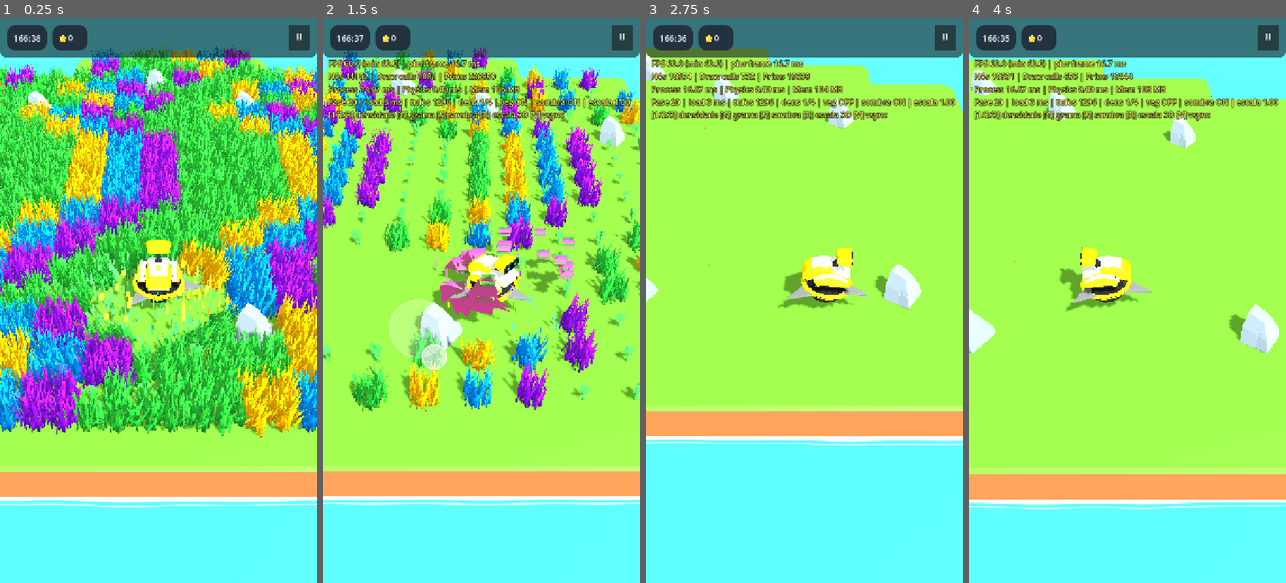
Above: before the commit, frames 1-4 (left to right).
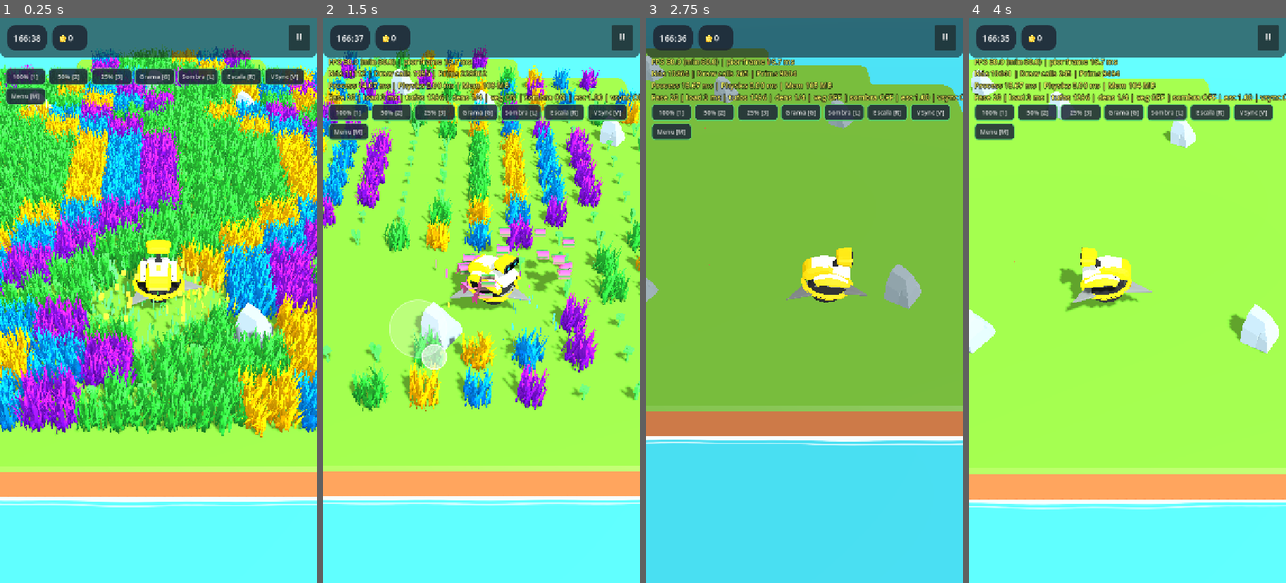
Above: after the commit, the same moments.

Repository: rogerbif/grass-cut-bot
Game: Godot game, scene res://scenes/tools/perf_test.tscn
The game is run twice, just before and just after one commit, with the same random seed, the same clock (stepped at 60 frames per second) and the same inputs. This scene is started directly instead of the project's main scene.
Inputs (mouse positions are in pixels of both pictures, inside the frame that each line leads up to):
- Up to frame 1 (0.25 s): no input
- Up to frame 2 (1.5 s): tap Enter at 0.5 s; move the mouse to (551, 272) at 0.52 s; hold Right (ui_right) 0.53-1.25 s; tap 2 at 0.6 s; click (551, 272) at 0.67 s; tap 3 at 0.8 s; drag from (418, 328) to (465, 413) at 1.27 s
- Up to frame 3 (2.75 s): move the mouse to (836, 176) at 2.02 s; hold Right (ui_right) from 2.03 s (still down); tap G at 2.1 s; click (836, 176) at 2.17 s; tap L at 2.3 s
- Up to frame 4 (4 s): release Right (ui_right) at 2.75 s; drag from (1111, 413) to (1032, 215) at 2.77 s; move the mouse to (1222, 385) at 3.52 s; hold Left (ui_left) from 3.53 s (still down); tap F at 3.6 s; click (1222, 385) at 3.67 s; tap V at 3.8 s

The runs differ from the first frame. In frame 1, 7.3% of the frame differs, in the area x 1-96%, y 8-62%; in frame 2, 9.6%; in frame 3, 91%, in the area x 0-100%, y 5-100%; in frame 4, 6.8%.

Commit message:
perf(test): botoes touch de benchmark, atalho L para sombra e acesso via modal de settings

Diff:
--- a/scripts/tools/perf_probe.gd
+++ b/scripts/tools/perf_probe.gd
@@ -1,12 +1,15 @@
 extends CanvasLayer
-## Sonda de performance (somente debug/teste): exibe FPS, nós, draw calls e tempos de frame.
-## Instanciada pela cena scenes/tools/perf_test.tscn; não faz parte do fluxo normal do jogo.
+## Sonda de performance e barra de ferramentas touch (debug/teste):
+## Exibe FPS, nós, draw calls, tempos de frame e botões clicáveis para PC e Mobile.
+
+signal action_triggered(action_id: String)
 
 const REFRESH_INTERVAL: float = 0.5
 
 var extra_text: String = ""
 
 var _label: Label
+var _btn_box: HFlowContainer
 var _accum: float = 0.0
 var _frames: int = 0
 var _min_fps: float = 9999.0
@@ -15,13 +18,60 @@
 func _ready() -> void:
 	layer = 100
 	process_mode = Node.PROCESS_MODE_ALWAYS
+
+	var root_vbox := VBoxContainer.new()
+	root_vbox.position = Vector2(12.0, 86.0)
+	root_vbox.size = Vector2(696.0, 220.0)
+	root_vbox.mouse_filter = Control.MOUSE_FILTER_IGNORE
+	add_child(root_vbox)
+
 	_label = Label.new()
-	_label.position = Vector2(12.0, 90.0)
-	_label.add_theme_font_size_override("font_size", 18)
+	_label.mouse_filter = Control.MOUSE_FILTER_IGNORE
+	_label.add_theme_font_size_override("font_size", 17)
 	_label.add_theme_color_override("font_color", Color(1.0, 1.0, 0.4, 1.0))
 	_label.add_theme_color_override("font_outline_color", Color(0.0, 0.0, 0.0, 1.0))
 	_label.add_theme_constant_override("outline_size", 6)
-	add_child(_label)
+	root_vbox.add_child(_label)
+
+	_btn_box = HFlowContainer.new()
+	_btn_box.add_theme_constant_override("h_separation", 6)
+	_btn_box.add_theme_constant_override("v_separation", 6)
+	root_vbox.add_child(_btn_box)
+
+	_create_action_button("100% [1]", "dens_1")
+	_create_action_button("50% [2]", "dens_2")
+	_create_action_button("25% [3]", "dens_4")
+	_create_action_button("Grama [G]", "toggle_veg")
+	_create_action_button("Sombra [L]", "toggle_shadow")
+	_create_action_button("Escala [R]", "cycle_scale")
+	_create_action_button("VSync [V]", "toggle_vsync")
+	_create_action_button("Menu [M]", "back_menu")
+
+func _create_action_button(title: String, action_id: String) -> void:
+	var btn := Button.new()
+	btn.text = title
+	btn.custom_minimum_size = Vector2(92.0, 38.0)
+	btn.focus_mode = Control.FOCUS_NONE
+	btn.add_theme_font_size_override("font_size", 14)
+
+	var style := StyleBoxFlat.new()
+	style.bg_color = Color(0.12, 0.16, 0.22, 0.88)
+	style.border_color = Color(0.35, 0.85, 0.45, 0.9)
+	style.set_border_width_all(2)
+	style.set_corner_radius_all(8)
+	style.content_margin_left = 8.0
+	style.content_margin_right = 8.0
+	style.content_margin_top = 4.0
+	style.content_margin_bottom = 4.0
+
+	var style_pressed := style.duplicate() as StyleBoxFlat
+	style_pressed.bg_color = Color(0.25, 0.55, 0.32, 0.95)
+
+	btn.add_theme_stylebox_override("normal", style)
+	btn.add_theme_stylebox_override("hover", style)
+	btn.add_theme_stylebox_override("pressed", style_pressed)
+	btn.pressed.connect(func() -> void: action_triggered.emit(action_id))
+	_btn_box.add_child(btn)
 
 func _process(delta: float) -> void:
 	_accum += delta
--- a/scripts/tools/perf_test.gd
+++ b/scripts/tools/perf_test.gd
@@ -1,12 +1,13 @@
 extends Node
 ## Cena de benchmark: carrega uma fase real (padrão: fase 20) pelo mesmo caminho do jogo (main.tscn).
-## Uso: abrir scenes/tools/perf_test.tscn no editor e apertar F6.
+## Uso no PC: abrir scenes/tools/perf_test.tscn no editor e apertar F6.
+## Uso no Celular: tocar nos botões de debug no topo da tela (ou iniciar pelo botão no Menu).
 ##
-## Teclas: 1/2/3 = densidade de tufos visíveis (100% / 50% / 25%)
-##         G = liga/desliga toda a vegetação (baseline sem grama)
-##         S = liga/desliga sombras
-##         R = alterna scaling_3d (1.0 / 0.85 / 0.7 / 0.5)
-##         V = liga/desliga VSync (desligado mostra o FPS máximo real, sem o teto do monitor)
+## Teclas (PC): 1/2/3 = densidade de tufos visíveis (100% / 50% / 25%)
+##              G = liga/desliga toda a vegetação (baseline sem grama)
+##              L ou F = liga/desliga sombras (evita conflito com S do WASD)
+##              R = alterna scaling_3d (1.0 / 0.85 / 0.7 / 0.5)
+##              V = liga/desliga VSync (desligado mostra o FPS máximo real, sem o teto do monitor)
 
 const PerfProbeScript = preload("res://scripts/tools/perf_probe.gd")
 const MAIN_SCENE: PackedScene = preload("res://scenes/main.tscn")
@@ -53,6 +54,8 @@
 
 	_probe = PerfProbeScript.new() as CanvasLayer
 	add_child(_probe)
+	if _probe.has_signal("action_triggered"):
+		_probe.connect("action_triggered", _on_probe_action)
 	_refresh_extra()
 	print("[perf_test] fase %d carregada em %.1f ms | tufos: %d" % [test_level, _load_ms, _plants.size()])
 
@@ -69,27 +72,49 @@
 		return
 	match key_event.keycode:
 		KEY_1:
+			_on_probe_action("dens_1")
+		KEY_2:
+			_on_probe_action("dens_2")
+		KEY_3:
+			_on_probe_action("dens_4")
+		KEY_G:
+			_on_probe_action("toggle_veg")
+		KEY_L, KEY_F:
+			_on_probe_action("toggle_shadow")
+		KEY_V:
+			_on_probe_action("toggle_vsync")
+		KEY_R:
+			_on_probe_action("cycle_scale")
+		KEY_M:
+			_on_probe_action("back_menu")
+
+func _on_probe_action(action_id: String) -> void:
+	match action_id:
+		"dens_1":
 			_set_density(1)
-		KEY_2:
+		"dens_2":
 			_set_density(2)
-		KEY_3:
+		"dens_4":
 			_set_density(4)
-		KEY_G:
+		"toggle_veg":
 			_vegetation_on = not _vegetation_on
 			_apply_visibility()
-		KEY_S:
+		"toggle_shadow":
 			var light: DirectionalLight3D = _main_node.get_node_or_null("DirectionalLight3D") as DirectionalLight3D
 			if light != null:
 				light.shadow_enabled = not light.shadow_enabled
-		KEY_V:
+		"toggle_vsync":
 			var vs: int = DisplayServer.window_get_vsync_mode()
 			if vs == DisplayServer.VSYNC_DISABLED:
 				DisplayServer.window_set_vsync_mode(DisplayServer.VSYNC_ENABLED)
 			else:
 				DisplayServer.window_set_vsync_mode(DisplayServer.VSYNC_DISABLED)
-		KEY_R:
+		"cycle_scale":
 			_scale_index = (_scale_index + 1) % SCALE_STEPS.size()
 			get_viewport().scaling_3d_scale = SCALE_STEPS[_scale_index]
+		"back_menu":
+			get_tree().change_scene_to_file("res://scenes/menu/main_menu.tscn")
+			return
 	_refresh_extra()
 
 func _set_density(step: int) -> void:
@@ -107,7 +132,9 @@
 		return
 	var light: DirectionalLight3D = _main_node.get_node_or_null("DirectionalLight3D") as DirectionalLight3D
 	var shadows: bool = light != null and light.shadow_enabled
-	_probe.set("extra_text", "Fase %d | load %.0f ms | tufos %d | dens 1/%d | veg %s | sombra %s | escala %.2f\n[1/2/3] densidade [G] grama [S] sombra [R] escala 3D [V] vsync" % [
+	var vs_on: bool = DisplayServer.window_get_vsync_mode() != DisplayServer.VSYNC_DISABLED
+	_probe.set("extra_text", "Fase %d | load %.0f ms | tufos %d | dens 1/%d | veg %s | sombra %s | esc %.2f | vsync %s" % [
 		test_level, _load_ms, _plants.size(), _density_step,
-		"ON" if _vegetation_on else "OFF", "ON" if shadows else "OFF", SCALE_STEPS[_scale_index]
+		"ON" if _vegetation_on else "OFF", "ON" if shadows else "OFF", SCALE_STEPS[_scale_index],
+		"ON" if vs_on else "OFF"
 	])
--- a/scripts/ui/settings_modal.gd
+++ b/scripts/ui/settings_modal.gd
@@ -20,12 +20,15 @@
 var sfx_enabled: bool = true
 var vib_enabled: bool = true
 var _reset_confirmation_pending: bool = false
+var _version_tap_count: int = 0
 
 func _ready() -> void:
 	process_mode = Node.PROCESS_MODE_ALWAYS
 
 	if version_label != null:
 		version_label.text = "%s • Mobile Edition" % GameVersion.get_display_name()
+		version_label.mouse_filter = Control.MOUSE_FILTER_STOP
+		version_label.gui_input.connect(_on_version_gui_input)
 
 	if SaveManager != null:
 		music_enabled = bool(SaveManager.get_setting("music_enabled", true))
@@ -141,6 +144,24 @@
 func _on_support_pressed() -> void:
 	_show_toast("Abrindo suporte ao jogador...")
 
+func _on_version_gui_input(event: InputEvent) -> void:
+	var pressed: bool = false
+	if event is InputEventMouseButton:
+		var mb: InputEventMouseButton = event as InputEventMouseButton
+		pressed = mb.pressed and mb.button_index == MOUSE_BUTTON_LEFT
+	elif event is InputEventScreenTouch:
+		var st: InputEventScreenTouch = event as InputEventScreenTouch
+		pressed = st.pressed
+	if not pressed:
+		return
+	_version_tap_count += 1
+	if _version_tap_count >= 3:
+		_version_tap_count = 0
+		get_tree().paused = false
+		get_tree().change_scene_to_file("res://scenes/tools/perf_test.tscn")
+	else:
+		_show_toast("Benchmark Fase 20: mais %d toque(s)..." % (3 - _version_tap_count))
+
 func _show_toast(msg: String) -> void:
 	if toast_label == null:
 		return
--- a/shaders/interactive_flower_material.tres
+++ b/shaders/interactive_flower_material.tres
@@ -5,7 +5,7 @@
 [resource]
 render_priority = 0
 shader = ExtResource("1_shader")
-shader_parameter/interact_power = 0.70
+shader_parameter/interact_power = 0.24
 shader_parameter/wind_speed = 2.2
 shader_parameter/wind_strength = 0.06
 shader_parameter/color_base = Color(0.15, 0.45, 0.2, 1)
--- a/shaders/interactive_grass.gdshader
+++ b/shaders/interactive_grass.gdshader
@@ -6,7 +6,7 @@
 uniform float cutter_interact_radius = 1.6;
 
 // Parâmetros de curvatura e interação
-uniform float interact_power : hint_range(0.0, 2.0) = 0.85;
+uniform float interact_power : hint_range(0.0, 2.0) = 0.29;
 uniform float wind_speed : hint_range(0.0, 10.0) = 2.0;
 uniform float wind_strength : hint_range(0.0, 1.0) = 0.12;
 
--- a/shaders/interactive_grass_blue_material.tres
+++ b/shaders/interactive_grass_blue_material.tres
@@ -5,7 +5,7 @@
 [resource]
 render_priority = 0
 shader = ExtResource("1_shader")
-shader_parameter/interact_power = 0.85
+shader_parameter/interact_power = 0.29
 shader_parameter/wind_speed = 2.5
 shader_parameter/wind_strength = 0.1
 shader_parameter/color_base = Color(0.02, 0.28, 0.62, 1)
--- a/shaders/interactive_grass_material.tres
+++ b/shaders/interactive_grass_material.tres
@@ -5,7 +5,7 @@
 [resource]
 render_priority = 0
 shader = ExtResource("1_shader")
-shader_parameter/interact_power = 0.85
+shader_parameter/interact_power = 0.29
 shader_parameter/wind_speed = 2.5
 shader_parameter/wind_strength = 0.1
 shader_parameter/color_base = Color(0.12, 0.42, 0.16, 1)
--- a/shaders/interactive_grass_purple_material.tres
+++ b/shaders/interactive_grass_purple_material.tres
@@ -5,7 +5,7 @@
 [resource]
 render_priority = 0
 shader = ExtResource("1_shader")
-shader_parameter/interact_power = 0.85
+shader_parameter/interact_power = 0.29
 shader_parameter/wind_speed = 2.5
 shader_parameter/wind_strength = 0.1
 shader_parameter/color_base = Color(0.3, 0.05, 0.55, 1)
--- a/shaders/interactive_grass_yellow_material.tres
+++ b/shaders/interactive_grass_yellow_material.tres
@@ -5,7 +5,7 @@
 [resource]
 render_priority = 0
 shader = ExtResource("1_shader")
-shader_parameter/interact_power = 0.85
+shader_parameter/interact_power = 0.29
 shader_parameter/wind_speed = 2.5
 shader_parameter/wind_strength = 0.1
 shader_parameter/color_base = Color(0.65, 0.4, 0.02, 1)
--- a/shaders/interactive_wheat_material.tres
+++ b/shaders/interactive_wheat_material.tres
@@ -5,7 +5,7 @@
 [resource]
 render_priority = 0
 shader = ExtResource("1_shader")
-shader_parameter/interact_power = 0.75
+shader_parameter/interact_power = 0.26
 shader_parameter/wind_speed = 2.0
 shader_parameter/wind_strength = 0.07
 shader_parameter/color_base = Color(0.65, 0.5, 0.15, 1)
